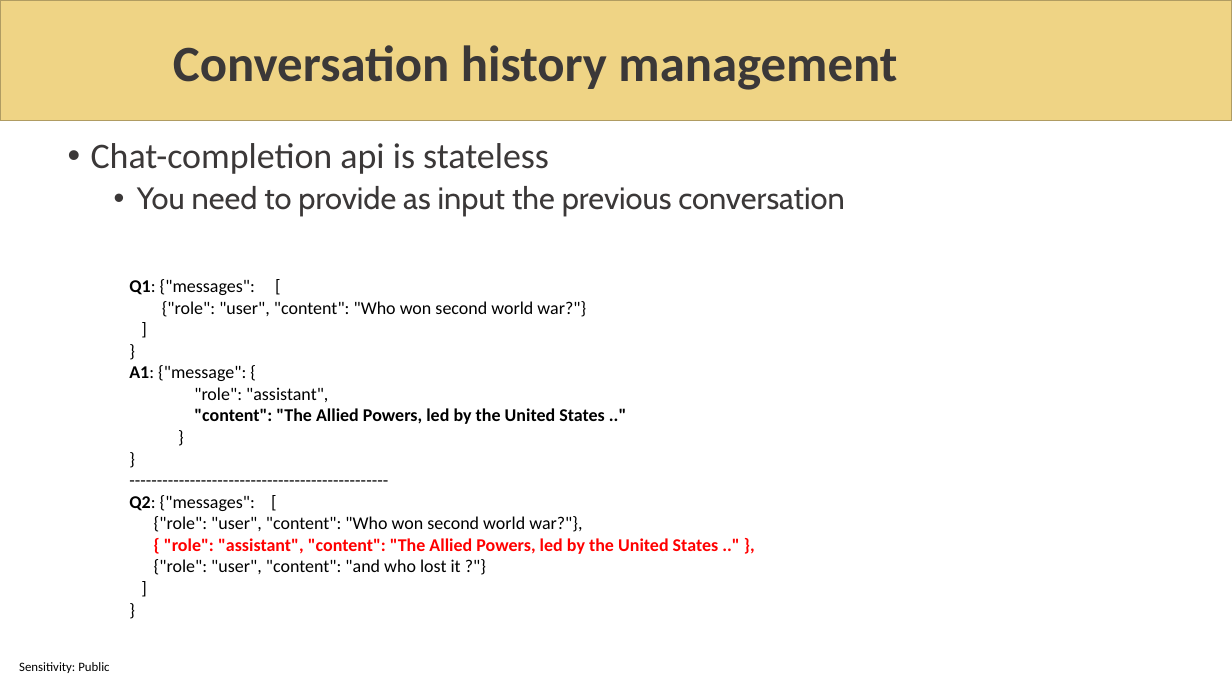
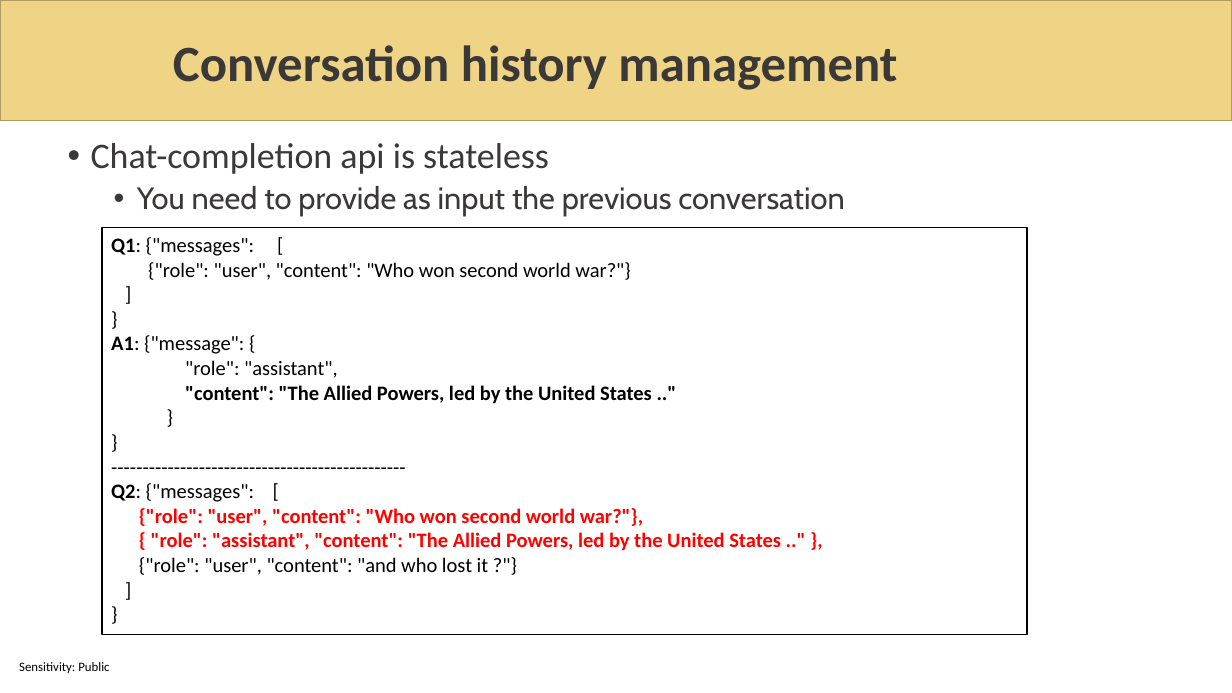
Before and after one commit to sabbadino/AzureDay2023Torino, a slide deck: slide 8 of sessions/room1_15_30/azure-day-ChatBot.pptx (slide 9 before the commit). Drawn at 1232x693 pixels with LibreOffice and Linux fonts; fonts in the diff are those of the drawing; background and template pictures are left out. Boxes give left, top, right and bottom in pixels: in the first picture for what was removed or moved away, otherwise in the second. Text is boxed around its words. In the diff, an @@ line names an element or a change of style, - is before the commit and + after.

```diff
--- a/sessions/room1_15_30/azure-day-ChatBot.pptx
+++ b/sessions/room1_15_30/azure-day-ChatBot.pptx
@@ rectangle "Q1: {"messages": [": place and size @@
-rectangle "Q1: {"messages": [" at [129,279,719,575]
+rectangle "Q1: {"messages": [" at [102,227,1027,635]
@@ rectangle "Q1: {"messages": [" at [102,227,1027,635]: size 14 to 16 pt; text colour #000000 to #FF0000, bold on in "{"role": "user", "content": "Who won second world ..."; outline none to #000000 1 pt @@
```
Also in this commit, not shown: 7 other slides changed, 3 slides added, 1 slide removed, 2 other files.
